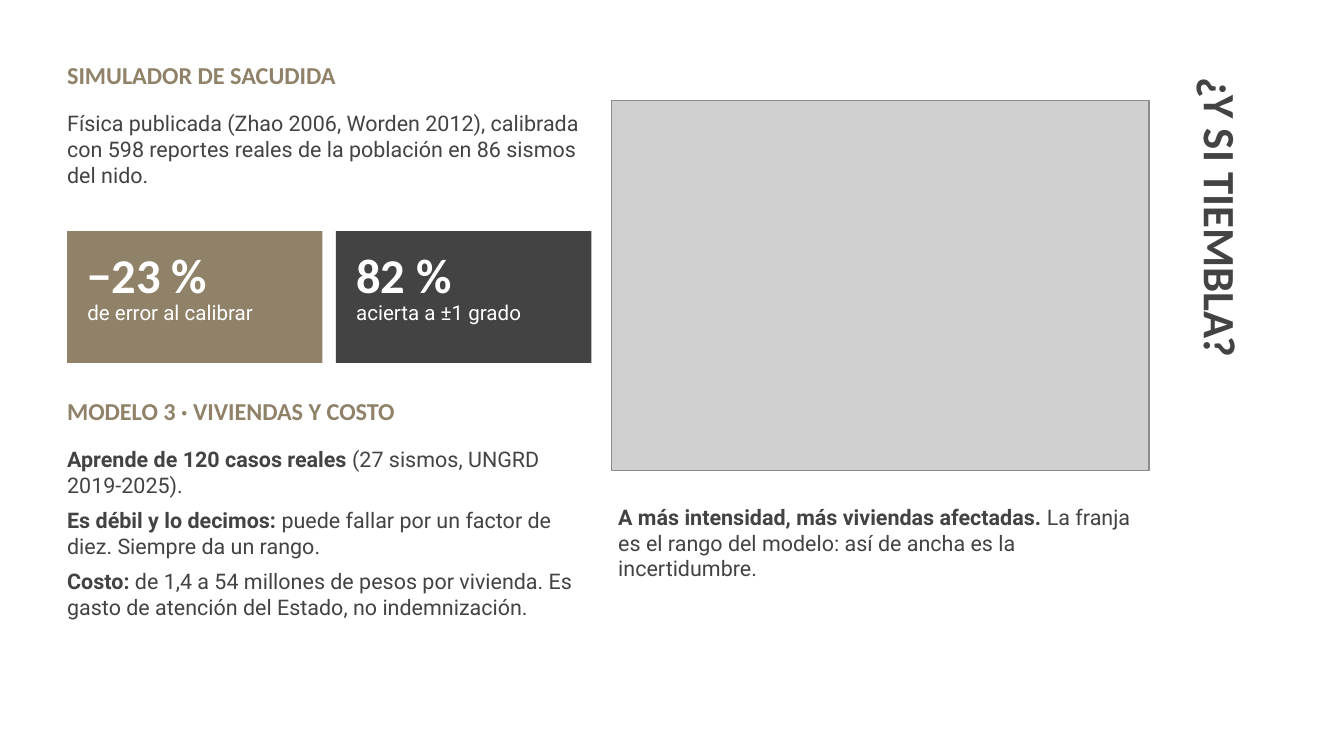
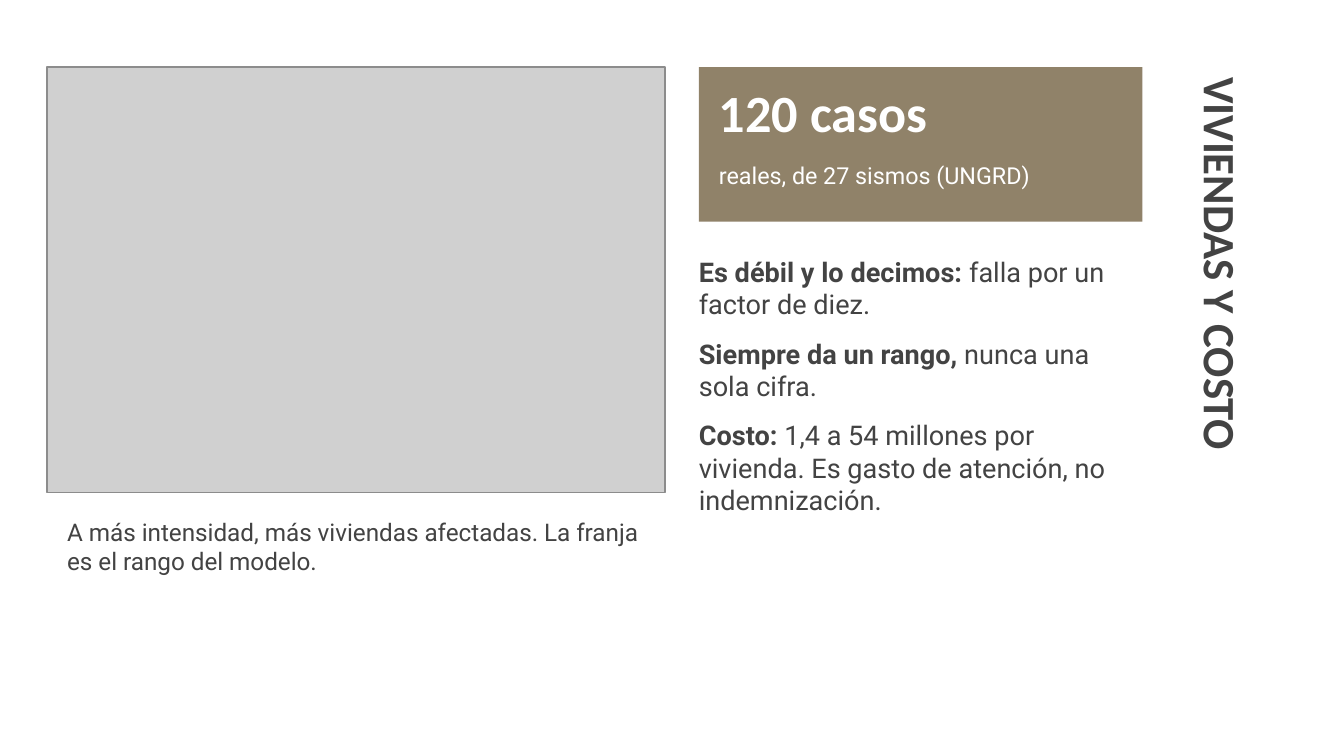
Before and after one commit to Project-UNAB/Centinelas-de-Santander, a slide deck: slide 11 of docs/Centinelas_de_Santander_Sustentacion.pptx (slide 10 before the commit). Drawn at 1344x756 pixels with LibreOffice and Linux fonts; fonts in the diff are those of the drawing; grey boxes stand for pictures. Boxes give left, top, right and bottom in pixels: in the first picture for what was removed or moved away, otherwise in the second. Text is boxed around its words. In the diff, an @@ line names an element or a change of style, - is before the commit and + after.

Commit message:
Letra más grande en la aplicación, tablero de «Los modelos» y presentación
- frontend: la letra de toda la aplicación sube un punto y el panel lateral se ensancha
- frontend: la sección «Los modelos» es ahora un tablero que cabe en una pantalla, sin
  desplazarse: cifras arriba y tres cuadros (comparación, variables, aciertos y fallos)
- docs: presentación con letra más grande y menos texto por diapositiva

```diff
--- a/docs/Centinelas_de_Santander_Sustentacion.pptx
+++ b/docs/Centinelas_de_Santander_Sustentacion.pptx
@@ picture: place and size @@
-picture at bbox=[612, 101, 1149, 470]
+picture at bbox=[47, 67, 665, 493]
@@ text removed at bbox=[67, 68, 335, 84] @@
-SIMULADOR DE SACUDIDA
@@ rectangle added at bbox=[699, 67, 1142, 222], fill #908269 @@
@@ text removed at bbox=[67, 114, 579, 183] @@
-Física publicada (Zhao 2006, Worden 2012), calibrada con 598 reportes reales de la población en 86 sismos del nido.
@@ text added at bbox=[719, 98, 927, 133], 28 pt, text #FFFFFF, bold @@
+120 casos
@@ title at bbox=[1192, 97, 1247, 446]: text changed @@
-¿Y SI TIEMBLA?
+VIVIENDAS Y COSTO
@@ text added at bbox=[719, 165, 1029, 189], 12.5 pt, text #FFFFFF @@
+reales, de 27 sismos (UNGRD)
@@ rectangle removed at bbox=[67, 231, 323, 363] @@
@@ rectangle removed at bbox=[336, 231, 591, 363] @@
@@ text removed at bbox=[87, 261, 160, 305] @@
-−23 %
@@ text removed at bbox=[356, 259, 405, 294] @@
-82 %
@@ text at bbox=[699, 261, 1105, 511]: text changed; size 11.5 to 14.5 pt @@
-Aprende de 120 casos reales (27 sismos, UNGRD 2019-2025).
-Es débil y lo decimos: puede fallar por un factor de diez. Siempre da un rango.
-Costo: de 1,4 a 54 millones de pesos por vivienda. Es gasto de atención del Estado, no indemnización.
+Es débil y lo decimos: falla por un factor de diez.
+Siempre da un rango, nunca una sola cifra.
+Costo: 1,4 a 54 millones por vivienda. Es gasto de atención, no indemnización.
@@ text removed at bbox=[87, 304, 253, 320] @@
-de error al calibrar
@@ text removed at bbox=[356, 304, 521, 325] @@
-acierta a ±1 grado
@@ text removed at bbox=[67, 404, 395, 420] @@
-MODELO 3 · VIVIENDAS Y COSTO
@@ text at bbox=[67, 522, 638, 575]: text changed; size 11.5 to 13 pt @@
-A más intensidad, más viviendas afectadas. La franja es el rango del modelo: así de ancha es la incertidumbre.
+A más intensidad, más viviendas afectadas. La franja es el rango del modelo.
```
Also in this commit, not shown: 13 other slides changed, 2 slides added, 1 slide removed, 2 other files.
